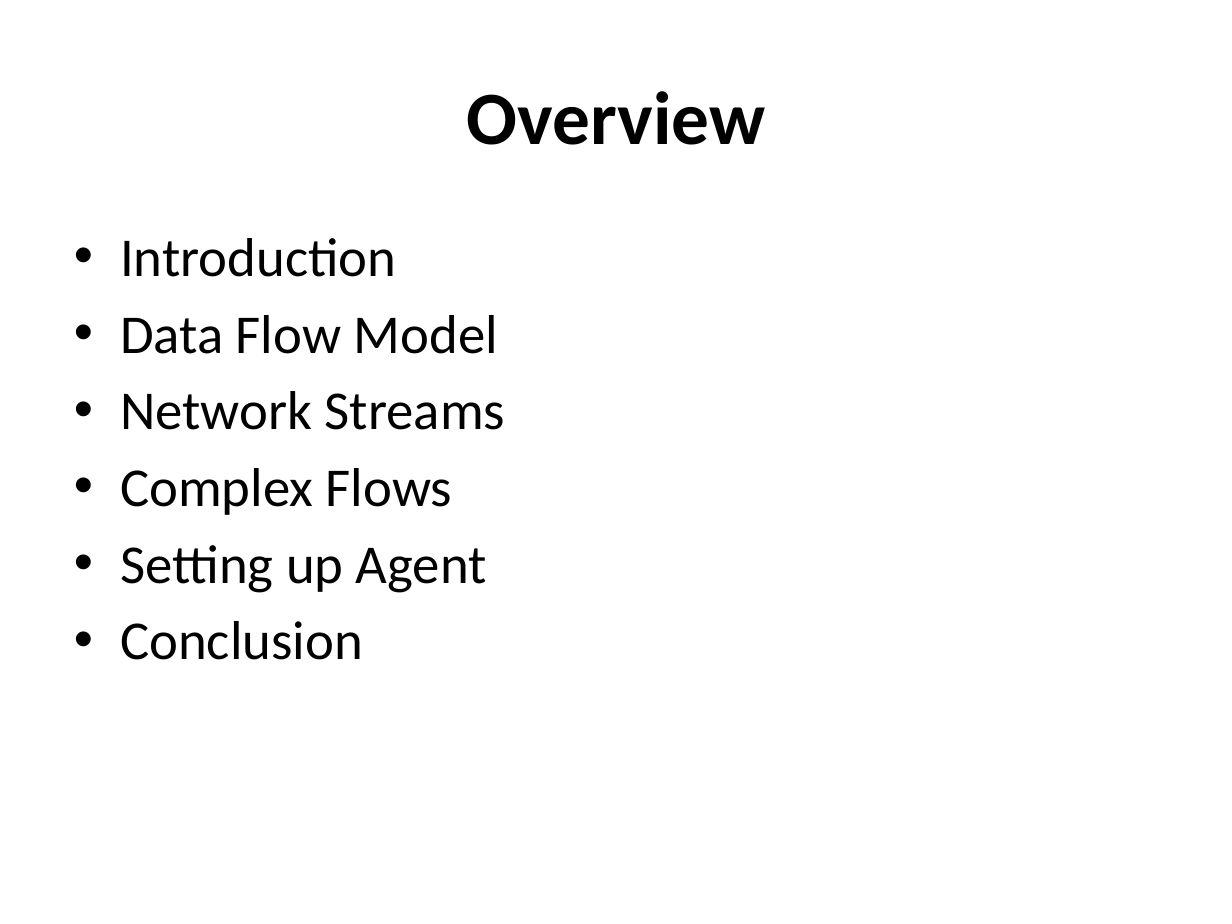
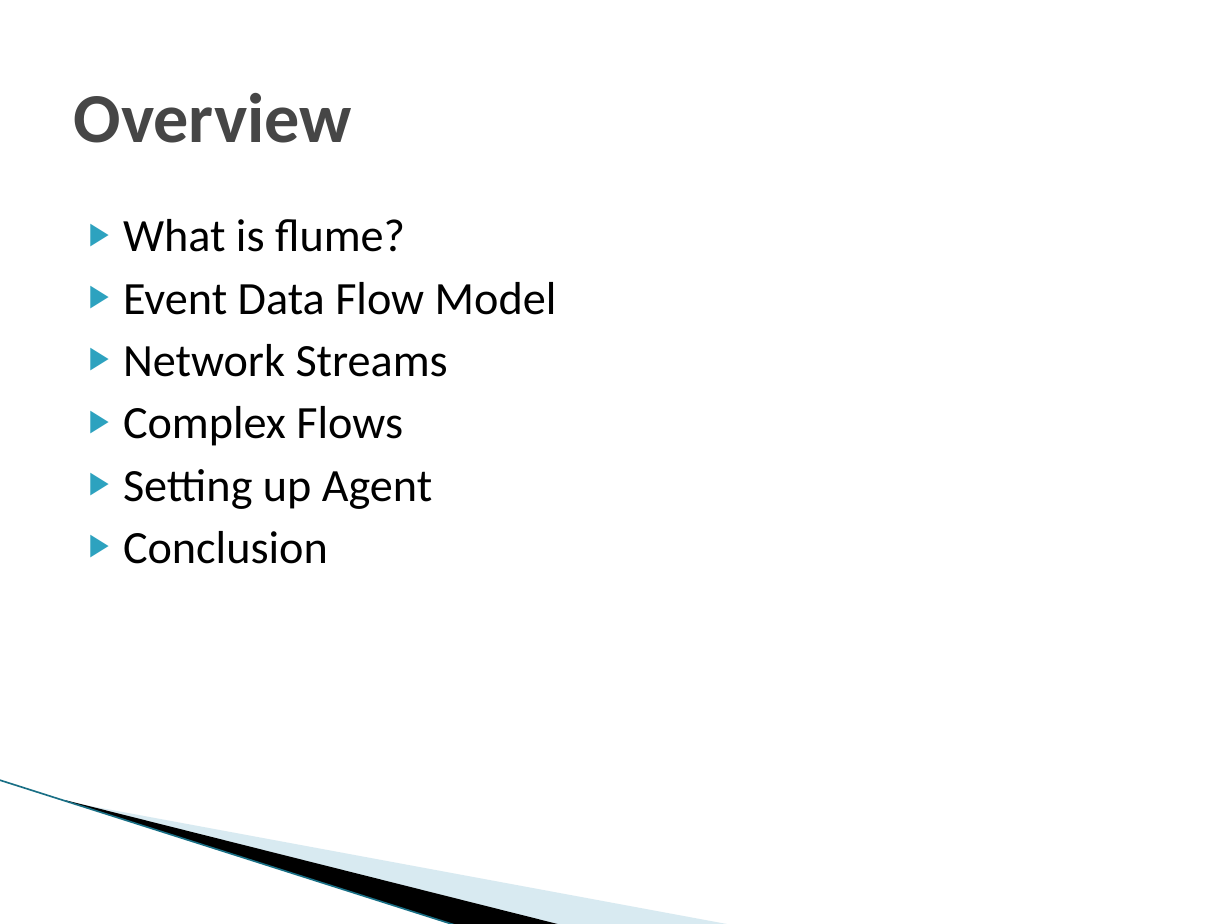
Before and after one commit to vinilkumar/CS5590VC, a slide deck: slide 2 of Midterm files/Apache Flume.pptx. Drawn at 1232x924 pixels with LibreOffice and Linux fonts; fonts in the diff are those of the drawing; background and template pictures are left out. Boxes give left, top, right and bottom in pixels: in the first picture for what was removed or moved away, otherwise in the second. Text is boxed around its words. In the diff, an @@ line names an element or a change of style, - is before the commit and + after.

```diff
--- a/Midterm files/Apache Flume.pptx
+++ b/Midterm files/Apache Flume.pptx
@@ title "Overview" at (74, 93, 352, 143): size 44 to 41 pt, text colour #000000 to #464646; alignment centre to left @@
@@ text "What is flume?": place and size @@
-text "What is flume?" at (120, 238, 506, 660)
+text "What is flume?" at (123, 219, 557, 564)
@@ text at (123, 219, 557, 315): text changed; size 32 to 27 pt @@
-• Introduction
-• Data Flow Model
+▶ What is flume?
+▶ Event Data Flow Model
@@ text at (123, 344, 448, 564): size 32 to 27 pt in "Network Streams", "Complex Flows", "Setting up Agent", "Conclusion"; bullet • to ▶; less space between paragraphs @@
@@ line added from (0, 780) to (457, 924), #97C5D8 0.95 pt @@
@@ freeform shape added at (65, 800, 563, 924), fill #000000 @@
@@ freeform shape added at (68, 801, 733, 924), fill #A0CBDC at 40% opacity @@
```
Also in this commit, not shown: 10 other slides changed, 3 slides added.
